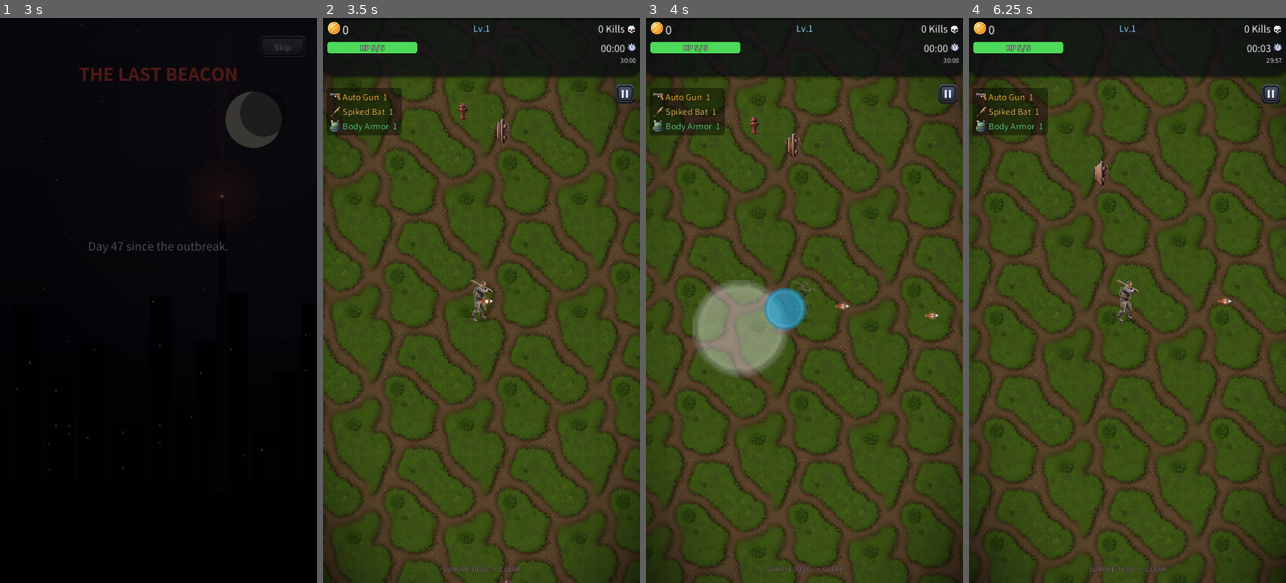
Above: before the commit, frames 1-4 (left to right).
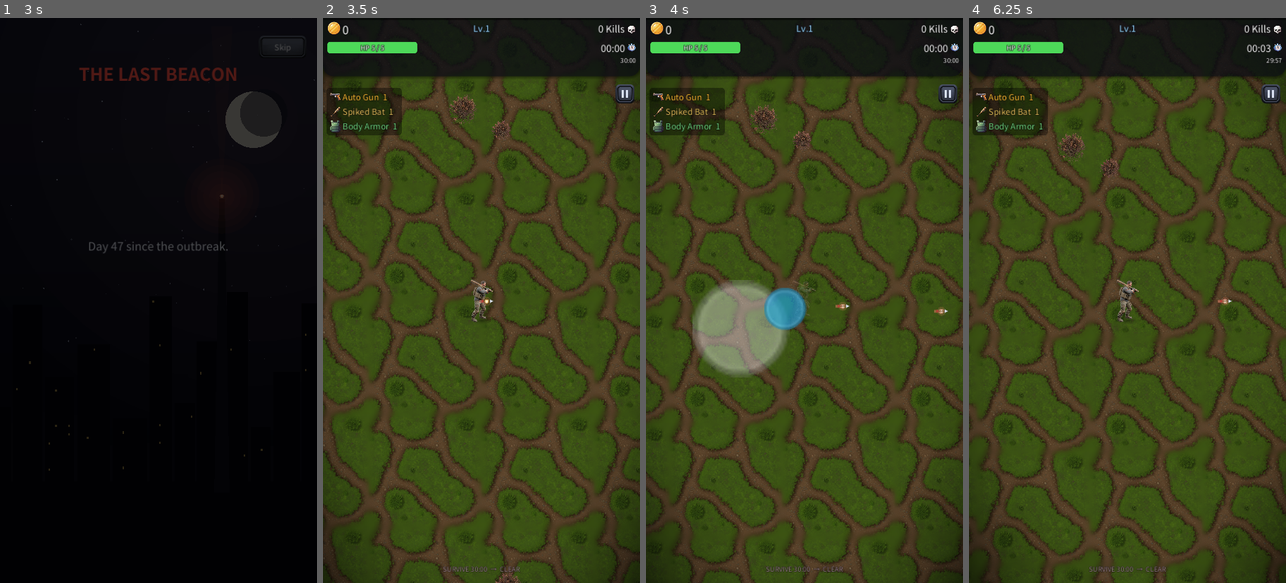
Above: after the commit, the same moments.

Repository: kosj/game_action_defence
Game: Godot game, scene res://scenes/TitleScreen.tscn
Two runs of this game, one before a commit and one after it. Both use one fixed random seed, a clock stepped at 60 frames per second and the inputs below. Sound files missing from this copy of the repository are replaced by a short silence.
Inputs (mouse positions are in pixels of both pictures, inside the frame that each line leads up to):
- Up to frame 1 (3 s): tap Enter at 0.5 s; move the mouse to (228, 272) at 0.52 s; click (228, 272) at 0.67 s; click "New Game" at 1.25 s; click "New Game" at 2 s; click "Skip" at 2.75 s
- Up to frame 2 (3.5 s): no input
- Up to frame 3 (4 s): drag from (741, 328) to (804, 300) at 3.52 s
- Up to frame 4 (6.25 s): move the mouse to (1159, 176) at 4.27 s; click (1159, 176) at 4.42 s; drag from (1111, 413) to (1168, 300) at 5.02 s; move the mouse to (1222, 385) at 5.77 s; click (1222, 385) at 5.92 s

Frame 1 is identical in both runs. In frame 2, 0.4% of the frame differs, in the area x 39-63%, y 13-100%; in frame 3, 26%; in frame 4, 27%, in the area x 0-100%, y 9-100%.

Commit message:
Fix FX static pools leaking across scenes; theme gimmick/prop tuning
Restart freeze: SpriteFX/FXBurst/DamageNumber/BossShell keep static pools and
active counters that survive a scene change. After a game over -> restart the
pools handed out nodes freed with the old scene ("Trying to assign invalid
previously freed instance" on every spawn), and the active counters never
reset, so effects permanently hit their cap. The error spam on each spawn is
what stalls the web build.
- Add static reset_pool() to all four and call them from Main._clean_slate().
  Verified: freed-instance errors 1 -> 0 across a death/restart cycle.

Theme tuning:
- Suburb: no hazard gimmicks at all, and props trimmed to just the dead bush
  (hydrant/fence/mailbox/sign/car looked out of place on open grass).
- Replace the wasp swarm with a carnivorous fly swarm (FlySwarm): denser,
  erratic black fly cloud with a rot-colored aura; moved to Downtown since
  Suburb no longer runs gimmicks.

Diff:
--- a/data/themes.tres
+++ b/data/themes.tres
@@ -15,9 +15,9 @@
 detail_style = "grass"
 unlock_cost = 0
 unlock_achievement = ""
-gimmick_key = "gas_can"
-gimmick_keys = PackedStringArray("gas_can", "wasp_swarm", "mud_field")
-prop_keys = PackedStringArray("fence", "wreck_car", "mailbox", "bush", "forsale", "hydrant")
+gimmick_key = ""
+gimmick_keys = PackedStringArray()
+prop_keys = PackedStringArray("bush")
 boss_key = "mutant_dog"
 
 [sub_resource type="Resource" id="Resource_6xvj3"]
@@ -33,7 +33,7 @@
 unlock_cost = 400
 unlock_achievement = ""
 gimmick_key = "falling_debris"
-gimmick_keys = PackedStringArray("falling_debris", "steam_vent", "burning_car")
+gimmick_keys = PackedStringArray("falling_debris", "steam_vent", "burning_car", "fly_swarm")
 prop_keys = PackedStringArray("wreck_car", "tank", "barrier", "dumpster", "rubble", "barrel")
 boss_key = "wrecker"
 
--- a/scripts/BossShell.gd
+++ b/scripts/BossShell.gd
@@ -6,6 +6,12 @@
 const _FXBurst := preload("res://scripts/FXBurst.gd")
 
 static var _pool: Array = []
+
+## 씬 전환 시 정적 풀 초기화 — 이전 씬과 함께 해제된 노드를 재사용해 "freed instance" 에러가 나거나,
+## 활성 카운터가 리셋되지 않아 이펙트가 영구히 막히는 것을 방지한다(Main._clean_slate 가 호출).
+static func reset_pool() -> void:
+	_pool.clear()
+
 
 var warn_time: float = 1.0
 var blast_radius: float = 90.0
--- a/scripts/DamageNumber.gd
+++ b/scripts/DamageNumber.gd
@@ -9,6 +9,14 @@
 static var _pool: Array = []
 static var _frame: int = -1
 static var _spawned_this_frame: int = 0
+
+## 씬 전환 시 정적 풀 초기화 — 이전 씬과 함께 해제된 노드를 재사용해 "freed instance" 에러가 나거나,
+## 활성 카운터가 리셋되지 않아 이펙트가 영구히 막히는 것을 방지한다(Main._clean_slate 가 호출).
+static func reset_pool() -> void:
+	_pool.clear()
+	_frame = -1
+	_spawned_this_frame = 0
+
 const MAX_PER_FRAME := 14        # 일반 숫자 프레임당 상한(초과분은 생략 — 피해엔 영향 없음)
 const LIFE := 0.6
 
--- a/scripts/FXBurst.gd
+++ b/scripts/FXBurst.gd
@@ -13,6 +13,15 @@
 static var _active_count: int = 0
 static var _frame: int = -1
 static var _spawned_this_frame: int = 0
+
+## 씬 전환 시 정적 풀 초기화 — 이전 씬과 함께 해제된 노드를 재사용해 "freed instance" 에러가 나거나,
+## 활성 카운터가 리셋되지 않아 이펙트가 영구히 막히는 것을 방지한다(Main._clean_slate 가 호출).
+static func reset_pool() -> void:
+	_pool.clear()
+	_active_count = 0
+	_frame = -1
+	_spawned_this_frame = 0
+
 
 var color: Color = Color(1.0, 0.7, 0.2)
 var max_radius: float = 32.0
--- /dev/null
+++ b/scripts/FlySwarm.gd
@@ -0,0 +1,65 @@
+extends Node2D
+## 식인 파리떼: 시체에서 피어오른 검은 파리 구름. 플레이어를 느리게 추적하며 범위 안의
+## 플레이어·좀비를 물어뜯어 지속 피해를 준다. 플레이어보다 느려 벗어날 수 있다(공정).
+## 이동을 강요하는 압박형 위험 — 한자리에 머물면 계속 갉아먹힌다.
+
+const SPEED := 82.0
+const BITE_R := 40.0
+const TICK := 0.42
+const PLAYER_DMG := 1
+const ZOMBIE_DMG := 3
+const LIFE := 9.0
+const FLIES := 16          # 파리 개체 수(밀도 있는 구름감)
+
+var _player: Node2D = null
+var _age: float = 0.0
+var _life: float = LIFE
+var _t: float = 0.0
+var _seed: float = 0.0
+
+
+func _ready() -> void:
+	z_index = 1   # 유닛 위를 떠다니는 벌레 구름
+	_player = get_tree().get_first_node_in_group("player")
+	_seed = randf() * 100.0
+
+
+func _physics_process(delta: float) -> void:
+	_age += delta
+	_life -= delta
+	if _life <= 0.0:
+		queue_free()
+		return
+	if is_instance_valid(_player):
+		var to: Vector2 = _player.global_position - global_position
+		if to.length() > 1.0:
+			global_position += to.normalized() * SPEED * delta
+	_t += delta
+	if _t >= TICK:
+		_t = 0.0
+		var r_sq := BITE_R * BITE_R
+		for z in Events.live_zombies():
+			if is_instance_valid(z) and z.is_in_group("zombies") \
+					and global_position.distance_squared_to(z.global_position) < r_sq:
+				z.take_damage(ZOMBIE_DMG)
+		if is_instance_valid(_player) and _player.global_position.distance_squared_to(global_position) < r_sq \
+				and _player.has_method("take_hit"):
+			_player.take_hit(PLAYER_DMG)
+	queue_redraw()
+
+
+func _draw() -> void:
+	var fade := clampf(_life / 1.0, 0.0, 1.0)
+	# 부패한 기운의 탁한 아우라(옅게) — 범위를 읽을 수 있게.
+	draw_circle(Vector2.ZERO, BITE_R, Color(0.18, 0.20, 0.10, 0.13 * fade))
+	draw_arc(Vector2.ZERO, BITE_R, 0.0, TAU, 28, Color(0.35, 0.38, 0.20, 0.28 * fade), 1.5, true)
+	# 파리들 — 각자 다른 주기로 불규칙하게 흩어졌다 모이며 윙윙댄다(벌보다 빠르고 산만한 궤적).
+	for i in FLIES:
+		var fi := float(i)
+		var a := _age * (5.0 + fmod(fi * 1.7 + _seed, 3.0)) + TAU * fi / float(FLIES)
+		var wob := sin(_age * 9.0 + fi * 2.3) * 0.35
+		var rr := BITE_R * (0.20 + 0.62 * absf(sin(_age * 2.4 + fi * 1.31 + _seed)))
+		var p := Vector2.from_angle(a + wob) * rr
+		p += Vector2(sin(_age * 17.0 + fi), cos(_age * 15.0 + fi * 1.7)) * 2.2   # 미세 진동(윙윙)
+		draw_circle(p, 2.2, Color(0.06, 0.06, 0.05, fade))                       # 검은 몸통
+		draw_circle(p + Vector2(0.8, -0.8), 1.0, Color(0.45, 0.50, 0.30, 0.75 * fade))   # 탁한 날개 반짝
--- a/scripts/GimmickSpawner.gd
+++ b/scripts/GimmickSpawner.gd
@@ -5,9 +5,9 @@
 const _CLASSES := {
 	# 교외
 	"gas_can": preload("res://scripts/GasCan.gd"),
-	"wasp_swarm": preload("res://scripts/WaspSwarm.gd"),
 	"mud_field": preload("res://scripts/MudField.gd"),
 	# 도심
+	"fly_swarm": preload("res://scripts/FlySwarm.gd"),
 	"falling_debris": preload("res://scripts/FallingDebris.gd"),
 	"steam_vent": preload("res://scripts/SteamVent.gd"),
 	"burning_car": preload("res://scripts/BurningCar.gd"),
--- a/scripts/Main.gd
+++ b/scripts/Main.gd
@@ -31,7 +31,13 @@
 			if is_instance_valid(n):
 				n.queue_free()
 	Pool.clear()
-	preload("res://scripts/Gold.gd").reset_live()   # 젬 정적 추적 목록 초기화(판 간 누적 방지)
+	# 정적 풀/추적 목록 초기화 — 이전 씬에서 해제된 노드를 재사용해 에러가 나거나 활성 카운터가
+	# 남아 이펙트가 영구히 안 나오는 것을 방지한다.
+	preload("res://scripts/Gold.gd").reset_live()
+	preload("res://scripts/SpriteFX.gd").reset_pool()
+	preload("res://scripts/FXBurst.gd").reset_pool()
+	preload("res://scripts/DamageNumber.gd").reset_pool()
+	preload("res://scripts/BossShell.gd").reset_pool()
 
 
 func _spawn_ambient() -> void:
--- a/scripts/SpriteFX.gd
+++ b/scripts/SpriteFX.gd
@@ -9,6 +9,15 @@
 static var _active: int = 0
 static var _frame: int = -1
 static var _spawned: int = 0
+
+## 씬 전환 시 정적 풀 초기화 — 이전 씬과 함께 해제된 노드를 재사용해 "freed instance" 에러가 나거나,
+## 활성 카운터가 리셋되지 않아 이펙트가 영구히 막히는 것을 방지한다(Main._clean_slate 가 호출).
+static func reset_pool() -> void:
+	_pool.clear()
+	_active = 0
+	_frame = -1
+	_spawned = 0
+
 
 var _t: float = 0.0
 var _dur: float = 0.3
--- a/scripts/WaspSwarm.gd
+++ /dev/null
@@ -1,55 +0,0 @@
-extends Node2D
-## 교외 기믹: 말벌 떼. 플레이어를 느리게 추적하며 침 범위 안의 플레이어·좀비에게 지속 피해.
-## 이동을 강요하는 압박형 위험 — 플레이어보다 느려 벗어날 수 있다(공정).
-
-const SPEED := 82.0
-const STING_R := 38.0
-const TICK := 0.45
-const PLAYER_DMG := 1
-const ZOMBIE_DMG := 3
-const LIFE := 9.0
-
-var _player: Node2D = null
-var _age: float = 0.0
-var _life: float = LIFE
-var _t: float = 0.0
-
-
-func _ready() -> void:
-	z_index = 1   # 유닛 위를 떠다니는 벌레 떼
-	_player = get_tree().get_first_node_in_group("player")
-
-
-func _physics_process(delta: float) -> void:
-	_age += delta
-	_life -= delta
-	if _life <= 0.0:
-		queue_free()
-		return
-	if is_instance_valid(_player):
-		var to: Vector2 = _player.global_position - global_position
-		if to.length() > 1.0:
-			global_position += to.normalized() * SPEED * delta
-	_t += delta
-	if _t >= TICK:
-		_t = 0.0
-		var r_sq := STING_R * STING_R
-		for z in Events.live_zombies():
-			if is_instance_valid(z) and z.is_in_group("zombies") \
-					and global_position.distance_squared_to(z.global_position) < r_sq:
-				z.take_damage(ZOMBIE_DMG)
-		if is_instance_valid(_player) and _player.global_position.distance_squared_to(global_position) < r_sq \
-				and _player.has_method("take_hit"):
-			_player.take_hit(PLAYER_DMG)
-	queue_redraw()
-
-
-func _draw() -> void:
-	var fade := clampf(_life / 1.0, 0.0, 1.0)
-	draw_circle(Vector2.ZERO, STING_R, Color(0.6, 0.55, 0.1, 0.10 * fade))   # 옅은 경고 아우라
-	for i in 9:   # 윙윙대는 말벌 점들
-		var a := _age * 6.0 + TAU * float(i) / 9.0
-		var rr := STING_R * (0.35 + 0.5 * absf(sin(_age * 3.0 + float(i) * 1.7)))
-		var p := Vector2.from_angle(a) * rr
-		draw_circle(p, 2.6, Color(0.15, 0.12, 0.05, fade))
-		draw_circle(p + Vector2(0.6, -0.6), 1.3, Color(0.95, 0.82, 0.2, fade))
